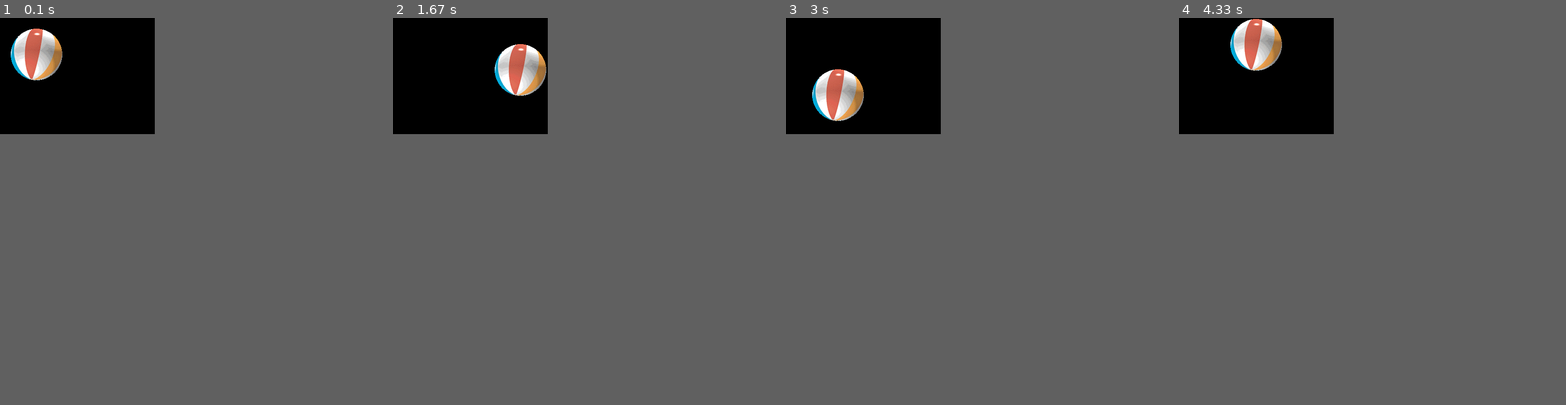
Above: before the commit, frames 1-4 (left to right).
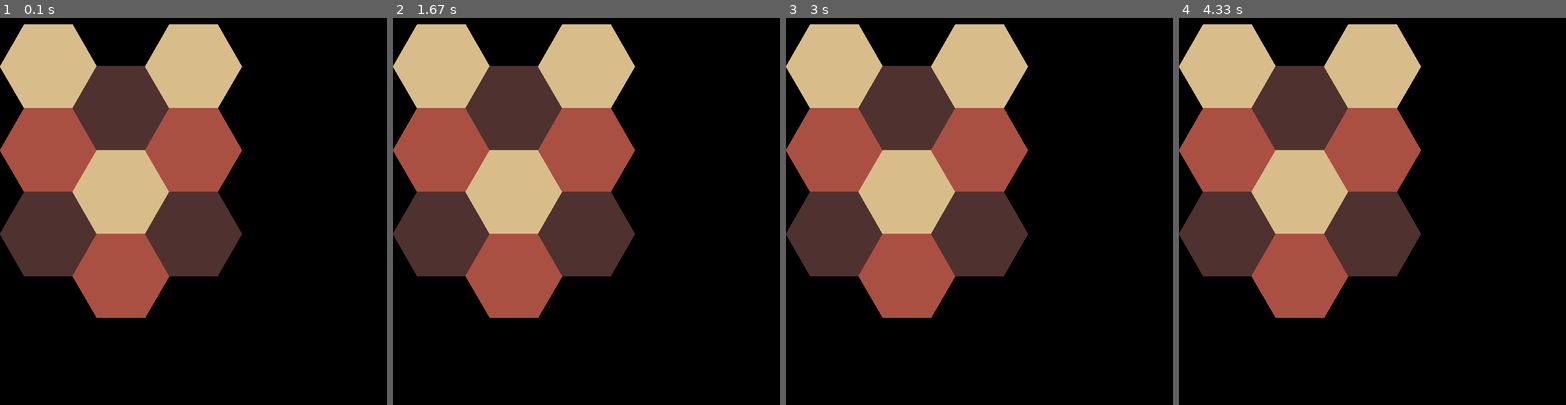
Above: after the commit, the same moments.

Repository: stefan-png/hackedbeta22
Game: pygame game, started from pygametest.py
Same seed, same stepped clock (60 frames per second), same inputs: the game is played once before the commit and once after it.
Inputs:
- Up to frame 1 (0.1 s): no input
- Up to frame 2 (1.67 s): no input
- Up to frame 3 (3 s): no input
- Up to frame 4 (4.33 s): no input
The window is 320x240 before the commit and 800x800 after it. Grey fills any space a smaller window leaves; there, only what the larger window draws over its background counts as a difference.

The runs differ from the first frame. In frame 1, 37% of the frame differs, in the area x 0-63%, y 1-78%; in frame 2, 37%; in frame 3, 37%; in frame 4, 37%.

Commit message:
added hexagons

Diff:
--- a/pygametest.py
+++ b/pygametest.py
@@ -1,25 +1,53 @@
-import sys, pygame
+import sys, pygame, math
+
+SQRT32 = math.sqrt(3)/2
+SQRT3 = math.sqrt(3)
+hex_offset = [
+                (-0.5, SQRT32),
+                (0.5, SQRT32),
+                (1, 0),
+                (0.5, -SQRT32),
+                (-0.5, -SQRT32),
+                (-1, 0),
+            ]
+
+def draw_hex(pos, scale, colour):
+
+    transformed_offset = []
+    for coord in hex_offset:
+        transformed_offset.append((coord[0]*scale+pos[0], coord[1]*scale+pos[1]))
+
+    pygame.draw.polygon(surface, colour, transformed_offset)
+
 pygame.init()
 
-size = width, height = 320, 240
-speed = [2, 2]
-black = 0, 0, 0
+surface = pygame.display.set_mode((800, 800))
 
-screen = pygame.display.set_mode(size)
 
-ball = pygame.image.load("intro_ball.gif")
-ballrect = ball.get_rect()
+light_colour = (216, 189, 138)
+mid_colour = (170, 80, 66)
+dark_colour = (79, 49, 48)
 
+
+# game loop
 while True:
     for event in pygame.event.get():
         if event.type == pygame.QUIT: sys.exit()
 
-    ballrect = ballrect.move(speed)
-    if ballrect.left < 0 or ballrect.right > width:
-        speed[0] = -speed[0]
-    if ballrect.top < 0 or ballrect.bottom > height:
-        speed[1] = -speed[1]
+    scale = 100
+    half_yoffset = scale*SQRT32
+    yoffset = scale*SQRT3
 
-    screen.fill(black)
-    screen.blit(ball, ballrect)
+    draw_hex((100, scale), scale,  light_colour)
+    draw_hex((100, scale+1*yoffset), scale,  mid_colour)
+    draw_hex((100, scale+2*yoffset), scale,  dark_colour)
+
+    draw_hex((100+3/2*scale, scale+half_yoffset), scale,  dark_colour)
+    draw_hex((100+3/2*scale, scale+3*half_yoffset), scale,  light_colour)
+    draw_hex((100+3/2*scale, scale+5*half_yoffset), scale,  mid_colour)
+
+    draw_hex((100+3*scale, scale), scale,  light_colour)
+    draw_hex((100+3*scale, scale+1*yoffset), scale,  mid_colour)
+    draw_hex((100+3*scale, scale+2*yoffset), scale, dark_colour)
+
     pygame.display.flip()
